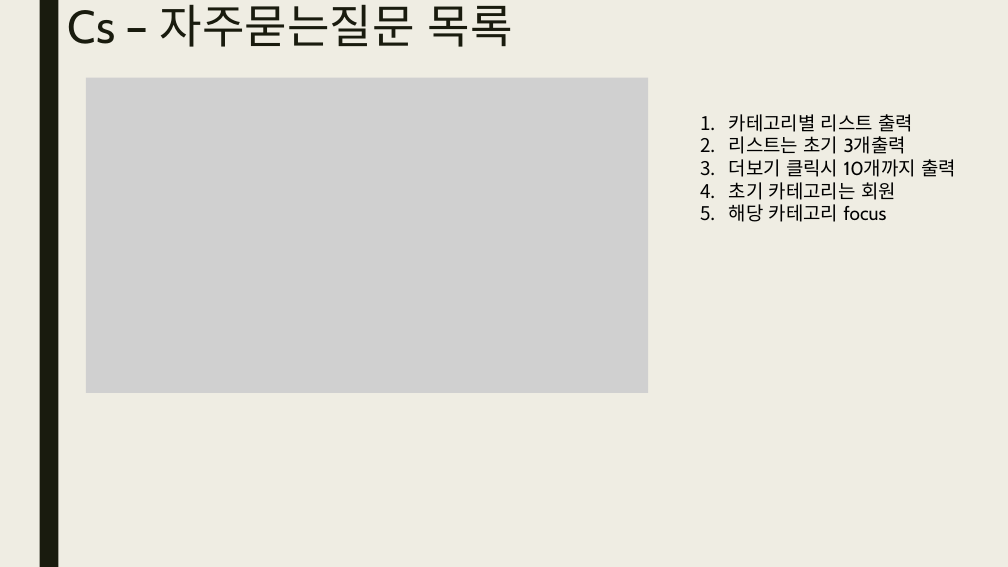
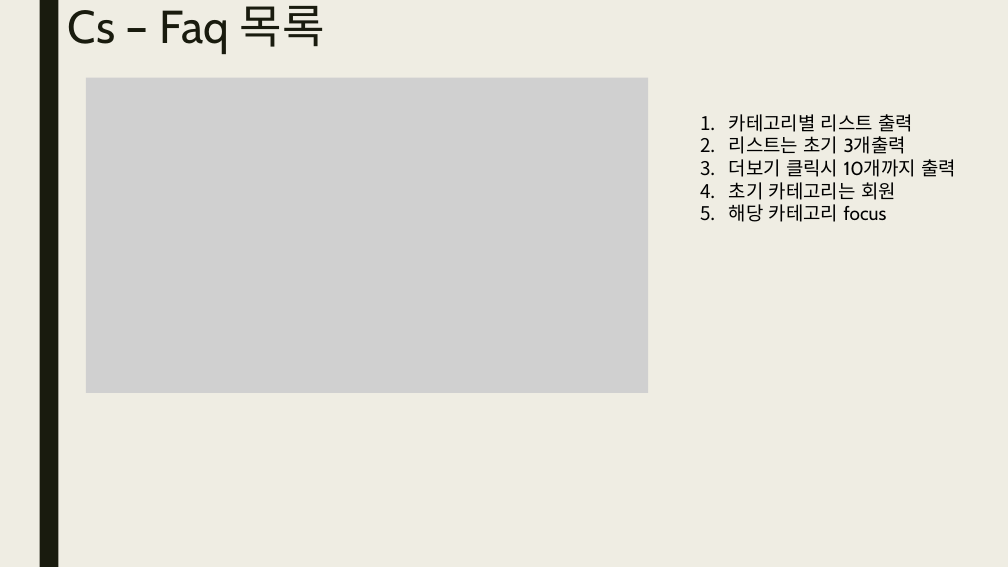
Before and after one commit to yndgow/Kmarket1, a slide deck: slide 36 of 발표보고서_Kmarket.pptx. Drawn at 1008x567 pixels with LibreOffice and Linux fonts; fonts in the diff are those of the drawing; grey boxes stand for pictures. Boxes give left, top, right and bottom in pixels: in the first picture for what was removed or moved away, otherwise in the second. Text is boxed around its words. In the diff, an @@ line names an element or a change of style, - is before the commit and + after.

```diff
--- a/발표보고서_Kmarket.pptx
+++ b/발표보고서_Kmarket.pptx
@@ title at [68,6,325,54]: text changed @@
-Cs – 자주묻는질문 목록
+Cs – Faq 목록
```
Also in this commit, not shown: 7 other slides changed, 9 slides added, 18 other files.
